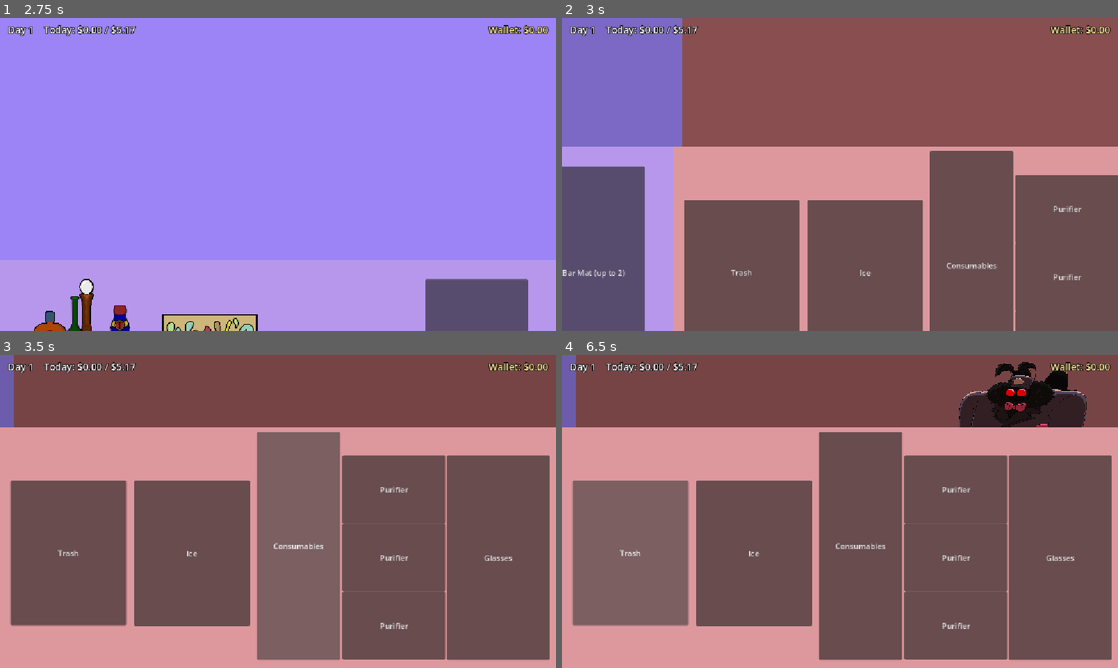
Above: before the commit, frames 1-4 (two rows, left to right).
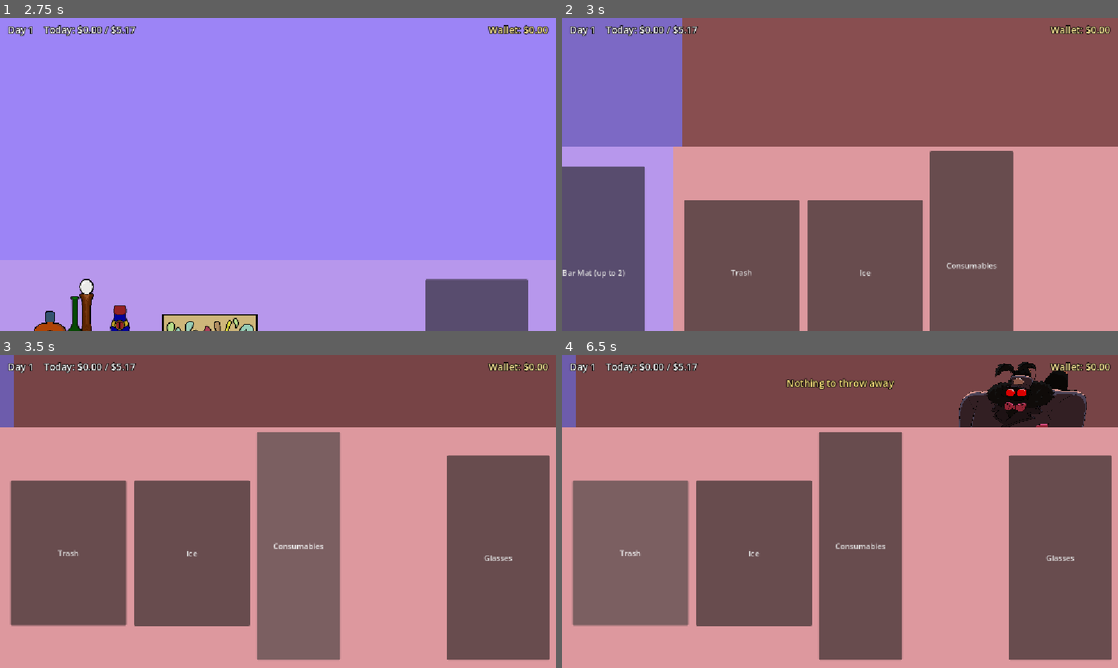
Above: after the commit, the same moments.

Repository: KingOfMarz14/Temperance
Game: Godot game, scene res://scenes/title_screen/title_screen.tscn
Two runs of this game, one before a commit and one after it. Both use one fixed random seed, a clock stepped at 60 frames per second and the inputs below.
Inputs (mouse positions are in pixels of both pictures, inside the frame that each line leads up to):
- Up to frame 1 (2.75 s): click "Title Screen, takes to main m…" at 0.5 s; click "Start the game" at 1.25 s; click "Start the game" at 2 s
- Up to frame 2 (3 s): tap Enter at 2.75 s; move the mouse to (962, 158) at 2.77 s; hold D (move_right) from 2.78 s (still down); hold S (look_down) from 2.78 s (still down); click (962, 158) at 2.92 s
- Up to frame 3 (3.5 s): keep holding D (move_right); keep holding S (look_down)
- Up to frame 4 (6.5 s): release D (move_right) at 3.5 s; release S (look_down) at 3.5 s; click (956, 489) at 3.5 s, where only the run before the commit has a clickable "Purifier"; click (956, 558) at 4.25 s, where only the run before the commit has a clickable "Purifier"; click (956, 624) at 5 s, where only the run before the commit has a clickable "Purifier"; click "Trash" at 5.75 s

Frame 1 is identical in both runs. In frame 2, 9.2% of the frame differs, in the area x 81-100%, y 50-100%; in frame 3, 12%; in frame 4, 13%, in the area x 40-81%, y 7-98%.

Commit message:
ok

Diff:
--- a/scenes/bar/bar.gd
+++ b/scenes/bar/bar.gd
@@ -57,7 +57,9 @@
 	$LibraryScreen/CounterLayer/Counter/bar_mat/bar_mat_drink1.hide()
 	$LibraryScreen/CounterLayer/Counter/bar_mat/bar_mat_drink2.hide()
 	$ToolkitScreen/CounterLayer/Counter/consumables/consumables_list.hide()
-
+	$ToolkitScreen/CounterLayer/Counter/purifier1.hide()
+	$ToolkitScreen/CounterLayer/Counter/purifier2.hide()
+	$ToolkitScreen/CounterLayer/Counter/purifier3.hide()
 func _unhandled_input(event):
 	if event.is_action_pressed("move_left") and screen_index > 0:
 		screen_index -= 1
@@ -347,100 +349,100 @@
 	$ToolkitScreen/CounterLayer/Counter/consumables/consumables_list.show()
 
 
-func _on_purifier_1_pressed() -> void:
-	if waiting_p1:
-		$CustomerManager._flash_message("Purifier currently being used")
-		return
-	if finished_p1:
-		if current == null:
-			current = purifier[0]
-			purifier[0] = null
-			finished_p1 = false
-			$CustomerManager._flash_message("Purified drink has been picked up")
-			return
-		else:
-			$CustomerManager._flash_message("Hands full, put drink down first")
-			return
-
-	if current == null or current.mix[0] == null or current.spirit[0] == null:
-		$CustomerManager._flash_message("Nothing to purify")
-		return
-
-	var temp = current
-	purifier[0] = temp
-	current = null
-	waiting_p1 = true
-	$CustomerManager._flash_message("Current drink being purified, please wait")
-	await get_tree().create_timer(15).timeout
-
-	temp.purify = true
-	waiting_p1 = false
-	finished_p1 = true
-	$CustomerManager._flash_message("Drink has been purified")
-
-
-func _on_purifier_2_pressed() -> void:
-	if waiting_p2:
-		$CustomerManager._flash_message("Purifier currently being used")
-		return
-	if finished_p2:
-		if current == null:
-			current = purifier[0]
-			purifier[0] = null
-			finished_p2 = false
-			$CustomerManager._flash_message("Purified drink has been picked up")
-			return
-		else:
-			$CustomerManager._flash_message("Hands full, put drink down first")
-			return
-
-	if current == null or current.mix[0] == null or current.spirit[0] == null:
-		$CustomerManager._flash_message("Nothing to purify")
-		return
-
-	var temp = current
-	purifier[0] = temp
-	current = null
-	waiting_p2 = true
-	$CustomerManager._flash_message("Current drink being purified, please wait")
-	await get_tree().create_timer(15).timeout
-
-	temp.purify = true
-	waiting_p2 = false
-	finished_p2 = true
-	$CustomerManager._flash_message("Drink has been purified")
-
-
-func _on_purifier_3_pressed() -> void:
-	if waiting_p3:
-		$CustomerManager._flash_message("Purifier currently being used")
-		return
-	if finished_p3:
-		if current == null:
-			current = purifier[0]
-			purifier[0] = null
-			finished_p3 = false
-			$CustomerManager._flash_message("Purified drink has been picked up")
-			return
-		else:
-			$CustomerManager._flash_message("Hands full, put drink down first")
-			return
-
-	if current == null or current.mix[0] == null or current.spirit[0] == null:
-		$CustomerManager._flash_message("Nothing to purify")
-		return
-
-	var temp = current
-	purifier[0] = temp
-	current = null
-	waiting_p3 = true
-	$CustomerManager._flash_message("Current drink being purified, please wait")
-	await get_tree().create_timer(15).timeout
-
-	temp.purify = true
-	waiting_p3 = false
-	finished_p3 = true
-	$CustomerManager._flash_message("Drink has been purified")
+#func _on_purifier_1_pressed() -> void:
+	#if waiting_p1:
+		#$CustomerManager._flash_message("Purifier currently being used")
+		#return
+	#if finished_p1:
+		#if current == null:
+			#current = purifier[0]
+			#purifier[0] = null
+			#finished_p1 = false
+			#$CustomerManager._flash_message("Purified drink has been picked up")
+			#return
+		#else:
+			#$CustomerManager._flash_message("Hands full, put drink down first")
+			#return
+		#
+	#if current == null or current.mix[0] == null or current.spirit[0] == null:
+		#$CustomerManager._flash_message("Nothing to purify")
+		#return
+	#
+	#var temp = current
+	#purifier[0] = temp
+	#current = null
+	#waiting_p1 = true
+	#$CustomerManager._flash_message("Current drink being purified, please wait")
+	#await get_tree().create_timer(15).timeout
+	#
+	#temp.purify = true
+	#waiting_p1 = false
+	#finished_p1 = true
+	#$CustomerManager._flash_message("Drink has been purified")
+#
+#
+#func _on_purifier_2_pressed() -> void:
+	#if waiting_p2:
+		#$CustomerManager._flash_message("Purifier currently being used")
+		#return
+	#if finished_p2:
+		#if current == null:
+			#current = purifier[0]
+			#purifier[0] = null
+			#finished_p2 = false
+			#$CustomerManager._flash_message("Purified drink has been picked up")
+			#return
+		#else:
+			#$CustomerManager._flash_message("Hands full, put drink down first")
+			#return
+		#
+	#if current == null or current.mix[0] == null or current.spirit[0] == null:
+		#$CustomerManager._flash_message("Nothing to purify")
+		#return
+	#
+	#var temp = current
+	#purifier[0] = temp
+	#current = null
+	#waiting_p2 = true
+	#$CustomerManager._flash_message("Current drink being purified, please wait")
+	#await get_tree().create_timer(5).timeout
+	#
+	#temp.purify = true
+	#waiting_p2 = false
+	#finished_p2 = true
+	#$CustomerManager._flash_message("Drink has been purified")
+#
+#
+#func _on_purifier_3_pressed() -> void:
+	#if waiting_p3:
+		#$CustomerManager._flash_message("Purifier currently being used")
+		#return
+	#if finished_p3:
+		#if current == null:
+			#current = purifier[0]
+			#purifier[0] = null
+			#finished_p3 = false
+			#$CustomerManager._flash_message("Purified drink has been picked up")
+			#return
+		#else:
+			#$CustomerManager._flash_message("Hands full, put drink down first")
+			#return
+		#
+	#if current == null or current.mix[0] == null or current.spirit[0] == null:
+		#$CustomerManager._flash_message("Nothing to purify")
+		#return
+	#
+	#var temp = current
+	#purifier[0] = temp
+	#current = null
+	#waiting_p3 = true
+	#$CustomerManager._flash_message("Current drink being purified, please wait")
+	#await get_tree().create_timer(15).timeout
+	#
+	#temp.purify = true
+	#waiting_p3 = false
+	#finished_p3 = true
+	#$CustomerManager._flash_message("Drink has been purified")
 
 
 func _on_shaker_pressed() -> void:
Not shown: 1 places in scenes/title_screen/title_screen.tscn that only renumber resources
Not shown, added: sprites/background/Bar_Placeholder.png.import
